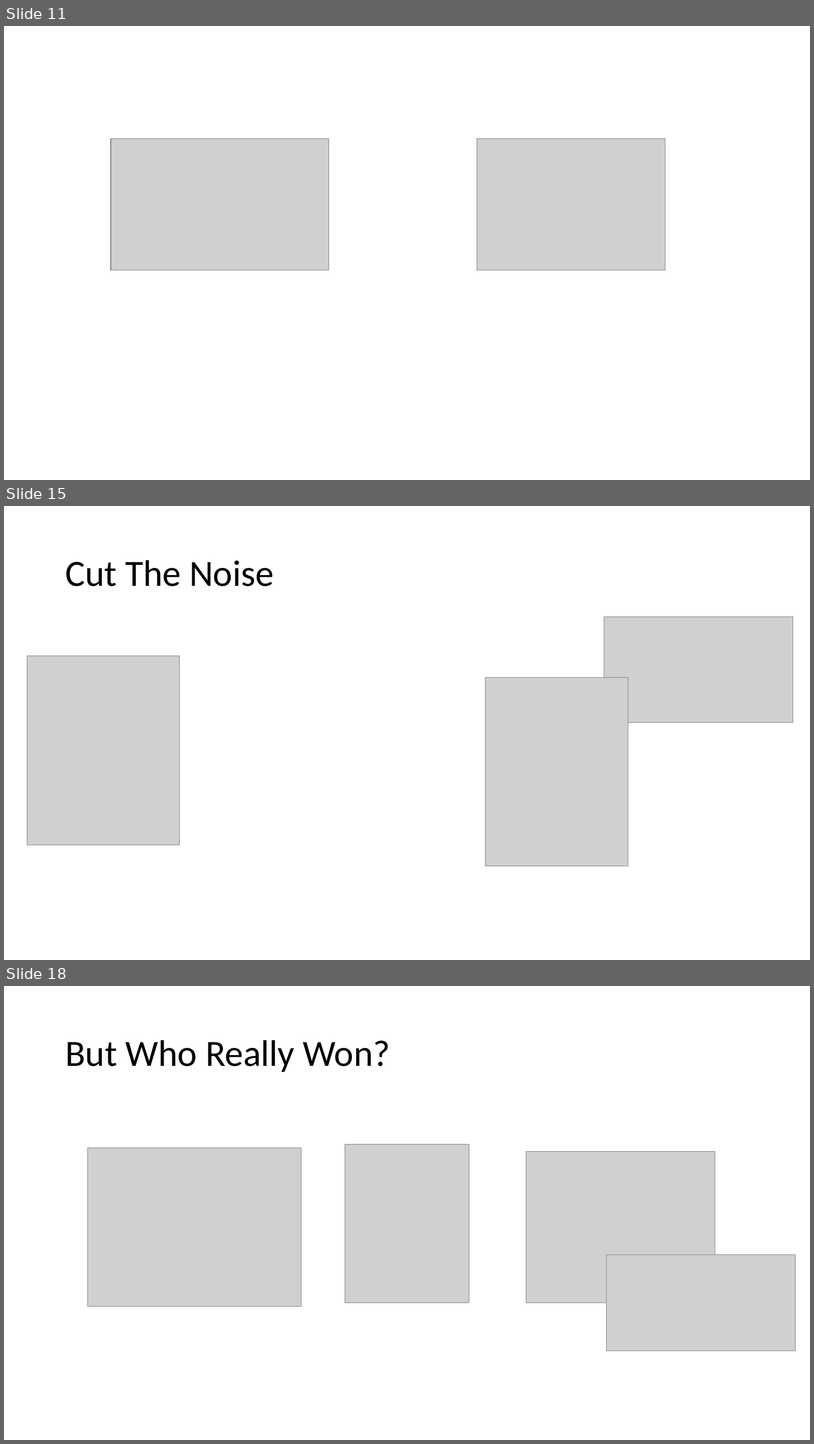
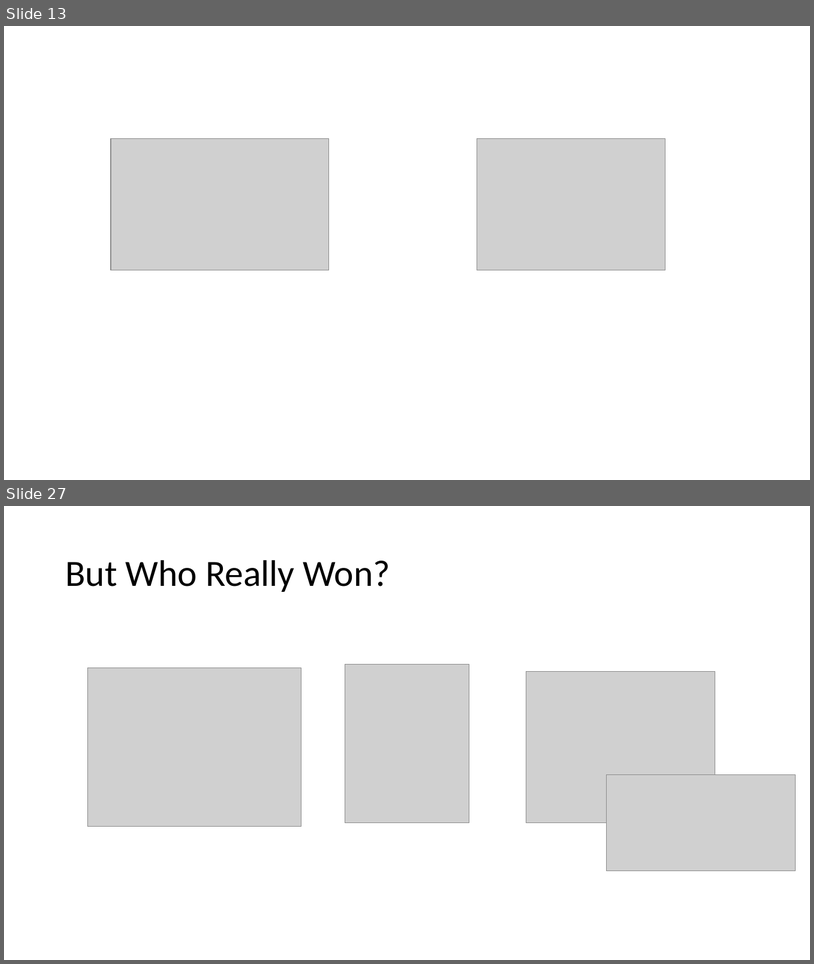
Before and after one commit to jamessdixon/REPL-Driven-Development, a slide deck: REPL-Driven-Development.pptx. Shown one above the other, each under a label of ours: slides 11, 15 and 18 before the commit, slides 13 and 27 after it; the slides between them are not shown. The pictures are 814x1444 and 814x964 pixels, drawn with LibreOffice and Linux fonts; fonts in the diff are those of the drawing; grey boxes stand for pictures. Boxes give left, top, right and bottom in pixels: in the first picture for what was removed or moved away, otherwise in the second. Text is boxed around its words. In the diff, an @@ line names an element or a change of style, - is before the commit and + after.

```diff
--- a/REPL-Driven-Development.pptx
+++ b/REPL-Driven-Development.pptx
@@ slide 15 removed at bbox=[4, 506, 810, 960], background #FFFFFF @@
@@ title removed at bbox=[65, 560, 274, 586] @@
-Cut The Noise
@@ picture removed at bbox=[605, 617, 794, 723] @@
@@ picture removed at bbox=[27, 655, 179, 845] @@
@@ picture removed at bbox=[486, 677, 629, 865] @@
@@ what was slide 11 is now slide 13 @@
@@ what was slide 18 is now slide 27 @@
```
Also in this commit, not shown: 3 slides changed, 12 slides added, 7 other slides removed, 1 other file.
